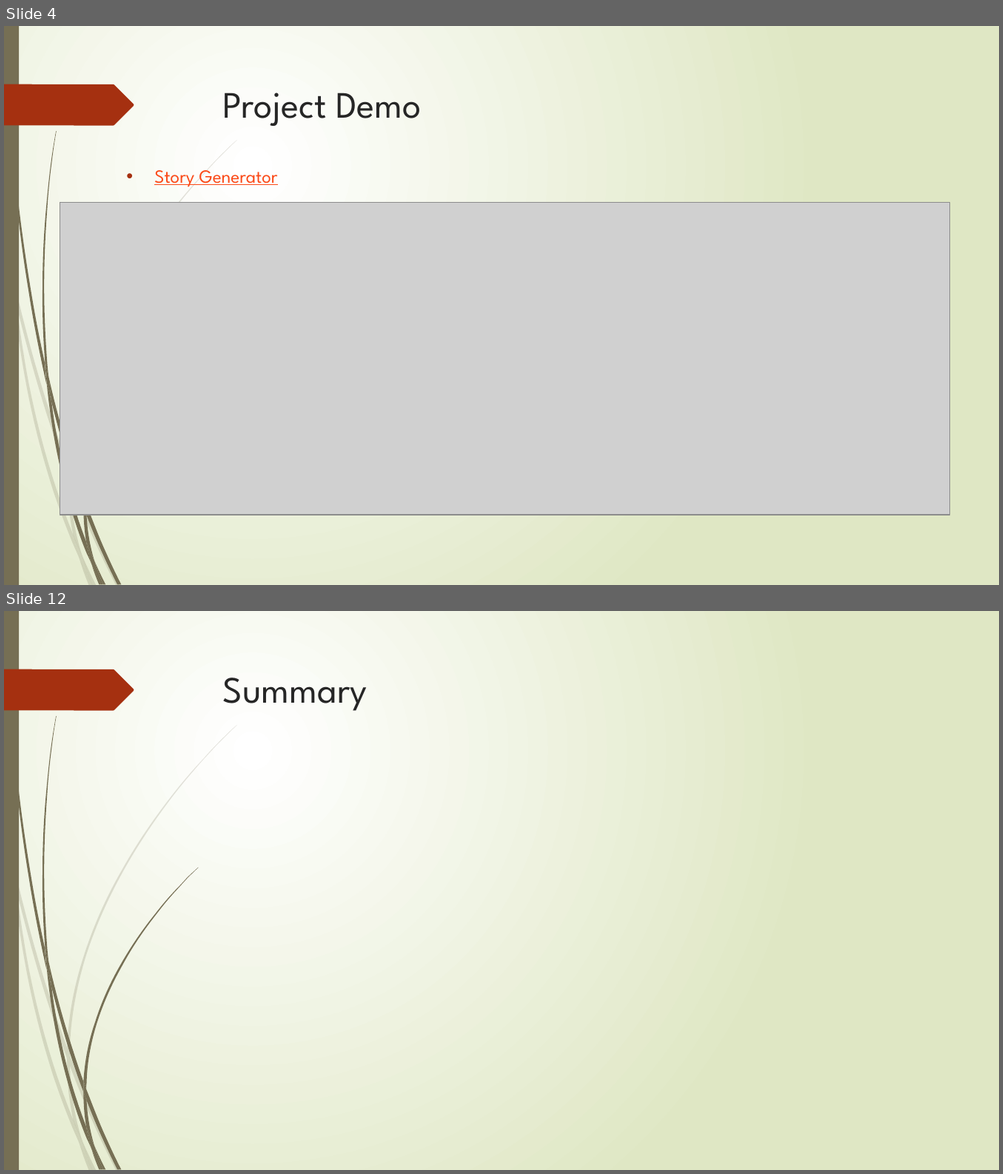
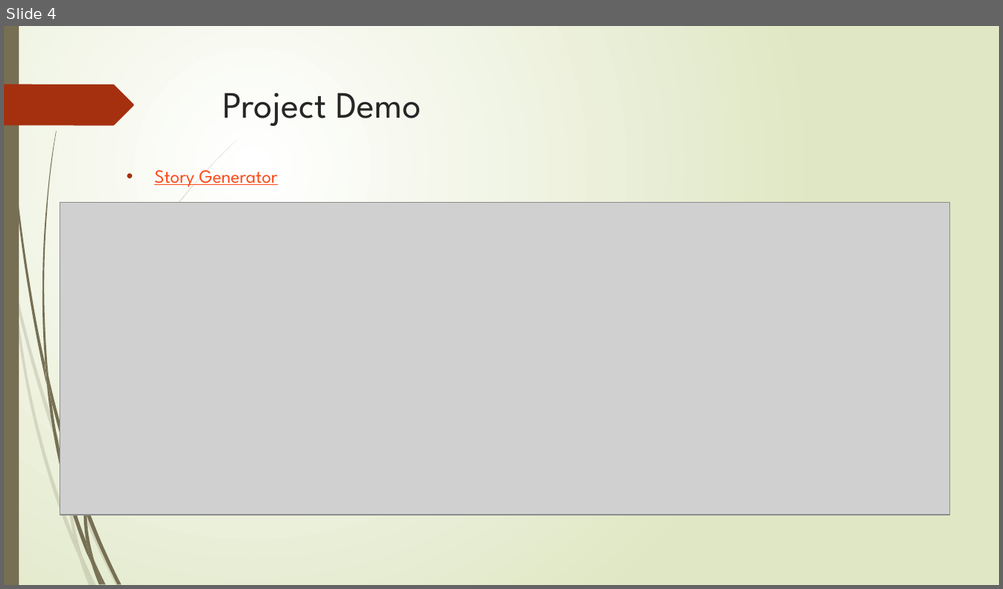
Before and after one commit to RM147/StoryGen, a slide deck: Project Presentation.pptx. Shown one above the other, each under a label of ours: slides 4 and 12 before the commit, slide 4 after it; the slides between them are not shown. The pictures are 1003x1174 and 1003x589 pixels, drawn with LibreOffice and Linux fonts; fonts in the diff are those of the drawing; grey boxes stand for pictures. Boxes give left, top, right and bottom in pixels: in the first picture for what was removed or moved away, otherwise in the second. Text is boxed around its words. In the diff, an @@ line names an element or a change of style, - is before the commit and + after.

```diff
--- a/Project Presentation.pptx
+++ b/Project Presentation.pptx
@@ slide 12 removed at box(4, 611, 999, 1170), background gradient #FFFFFF to #DFE8C4; not listed: 22 template elements that a slide beside it also shows @@
@@ title removed at box(223, 678, 367, 711) @@
-Summary
@@ freeform shape removed at box(83, 868, 198, 1089) @@
@@ freeform shape removed at box(67, 1048, 70, 1066) @@
```
Also in this commit, not shown: 8 slides changed, 4 slides added, 1 other slide removed.
